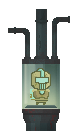
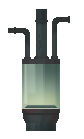
Layers edited between the first and the second 84px x 139px image:
hid "Цветовой тон/Насыщенность 3" over (30, 68, 51, 105)
